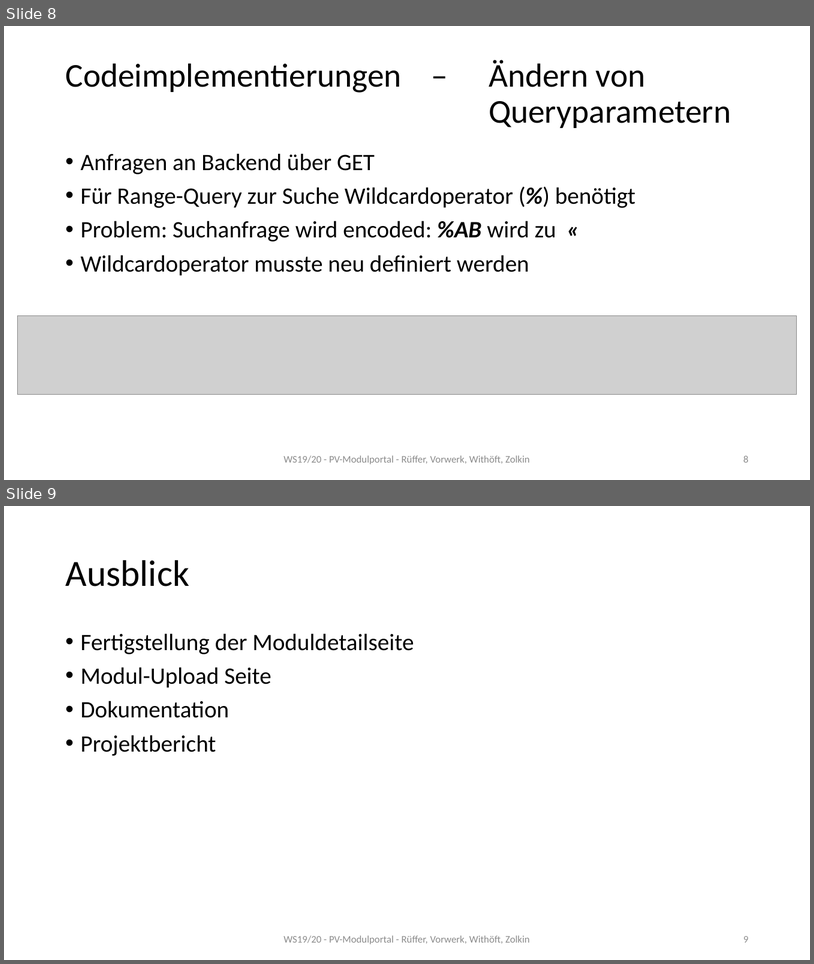
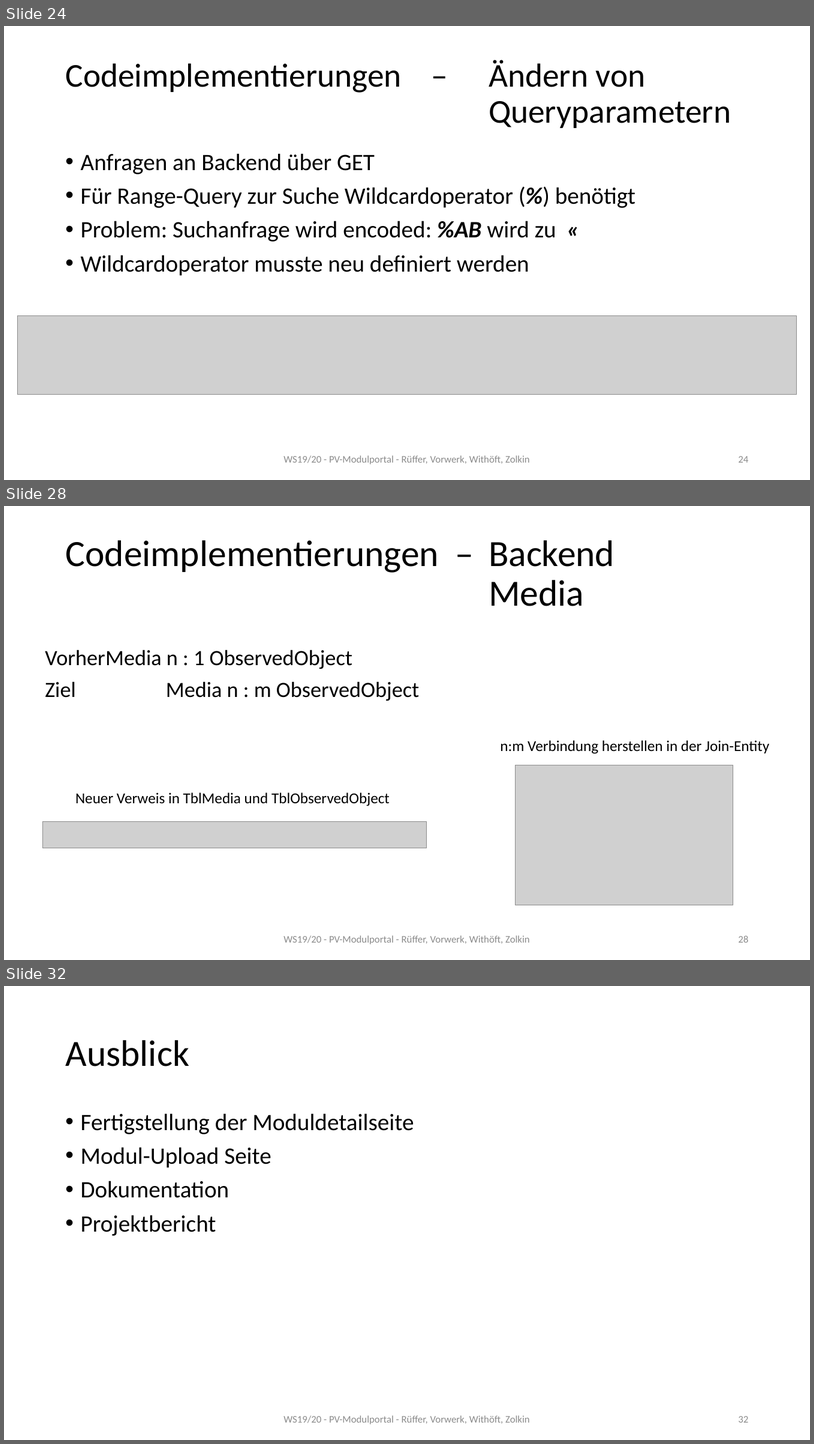
Before and after one commit to mwithoeft/Webengineering, a slide deck: docs/Seminarvortrag.pptx. Shown one above the other, each under a label of ours: slides 8 and 9 before the commit, slides 24, 28 and 32 after it; the slides between them are not shown. The pictures are 814x964 and 814x1444 pixels, drawn with LibreOffice and Linux fonts; fonts in the diff are those of the drawing; grey boxes stand for pictures. Boxes give left, top, right and bottom in pixels: in the first picture for what was removed or moved away, otherwise in the second. Text is boxed around its words. In the diff, an @@ line names an element or a change of style, - is before the commit and + after.

Commit message:
Added all relevant diagrams/info from backend

```diff
--- a/docs/Seminarvortrag.pptx
+++ b/docs/Seminarvortrag.pptx
@@ slide 28 added at [4,506,810,960], background #FFFFFF @@
@@ title added at [65,540,615,573], 44 pt, text #000000 @@
+Codeimplementierungen – Backend
+Media
@@ text added at [45,580,584,701], 25.9 pt, text #000000 @@
+Vorher Media n : 1 ObservedObject
+Ziel Media n : m ObservedObject
@@ text added at [500,740,770,754], 18 pt, text #000000 @@
+n:m Verbindung herstellen in der Join-Entity
@@ picture added at [516,765,734,904] @@
@@ text added at [75,792,390,806], 18 pt, text #000000 @@
+Neuer Verweis in TblMedia und TblObservedObject
@@ picture added at [43,822,428,849] @@
@@ text added at [284,935,530,944], 12 pt, text #8C8C8C @@
+WS19/20 - PV-Modulportal - Rüffer, Vorwerk, Withöft, Zolkin
@@ page number added at [738,935,749,942], 12 pt, text #8C8C8C @@
+28
@@ what was slide 8 is now slide 24 @@
@@ page number at [738,456,749,462]: text changed @@
-8
+24
@@ what was slide 9 is now slide 32 @@
@@ page number at [738,1416,749,1422]: text changed @@
-9
+32
```
Also in this commit, not shown: 22 other slides added, 7 other files.
